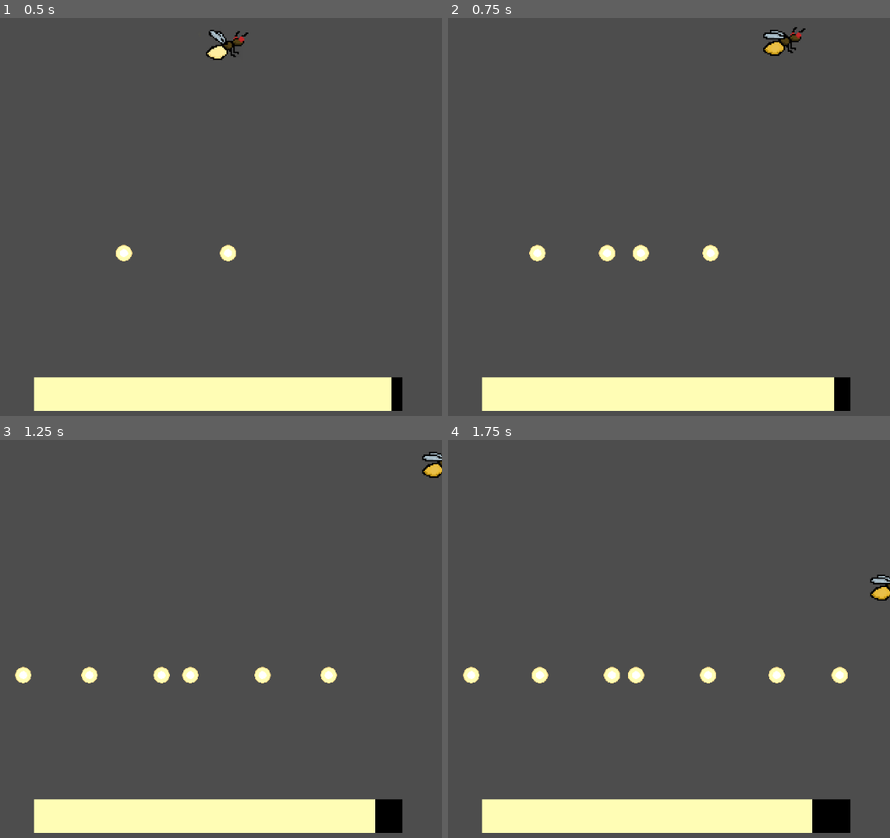
Above: before the commit, frames 1-4 (two rows, left to right).
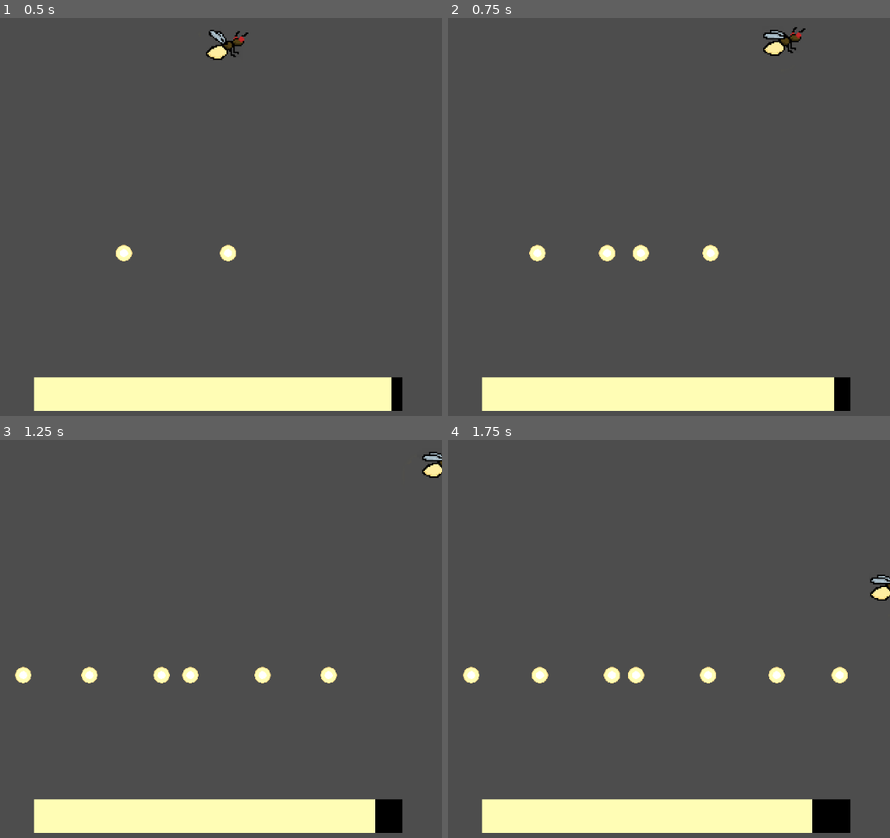
Above: after the commit, the same moments.

Repository: TomasFishOil/Game-Jam-72-Firefly
Game: Godot game, scene res://scenes/main.tscn
The game is run twice, just before and just after one commit, with the same random seed, the same clock (stepped at 60 frames per second) and the same inputs. The project has no main scene, so this scene is started directly.
Inputs:
- Up to frame 1 (0.5 s): no input
- Up to frame 2 (0.75 s): hold D (move_right) from 0.53 s (still down); tap Space (dash) at 0.6 s
- Up to frame 3 (1.25 s): keep holding D (move_right)
- Up to frame 4 (1.75 s): release D (move_right) at 1.28 s; hold S (move_down) from 1.28 s (still down); tap Space (dash) at 1.35 s

Frame 1 is identical in both runs. In frame 2, 0.1% of the frame differs, in the area x 71-76%, y 5-10%; in frame 3, less than 0.1%; in frame 4, 0.1%.

Commit message:
Added new sprite sheets, deleted old ones

Diff:
--- a/scenes/firefly_player.tscn
+++ b/scenes/firefly_player.tscn
@@ -1,56 +1,55 @@
-[gd_scene load_steps=19 format=3 uid="uid://6orar16yxpcb"]
+[gd_scene load_steps=18 format=3 uid="uid://6orar16yxpcb"]
 
 [ext_resource type="Script" path="res://scripts/firefly_player.gd" id="1_2mb1i"]
-[ext_resource type="Texture2D" uid="uid://dehg8k6r0ybmk" path="res://assets/FireflySpriteSheet..svg" id="2_e3bvx"]
-[ext_resource type="Texture2D" uid="uid://ce16k4vdb86ay" path="res://assets/FireflySpriteSheet3.svg" id="2_tvxmb"]
-[ext_resource type="Texture2D" uid="uid://cmm3b3tu6hl4i" path="res://assets/image (1).png" id="3_dvvbt"]
+[ext_resource type="Texture2D" uid="uid://ce16k4vdb86ay" path="res://assets/FireflySheetRight.svg" id="2_0mekt"]
+[ext_resource type="Texture2D" uid="uid://bl4m4ibxcuswd" path="res://assets/FireflySheetLeft.png" id="3_v4ulp"]
 
 [sub_resource type="AtlasTexture" id="AtlasTexture_lbqoc"]
-atlas = ExtResource("2_tvxmb")
+atlas = ExtResource("2_0mekt")
 region = Rect2(0, 0, 63, 45)
 
 [sub_resource type="AtlasTexture" id="AtlasTexture_rwl8f"]
-atlas = ExtResource("2_tvxmb")
+atlas = ExtResource("2_0mekt")
 region = Rect2(63, 0, 63, 45)
 
 [sub_resource type="AtlasTexture" id="AtlasTexture_sebta"]
-atlas = ExtResource("2_tvxmb")
+atlas = ExtResource("2_0mekt")
 region = Rect2(126, 0, 63, 45)
 
 [sub_resource type="AtlasTexture" id="AtlasTexture_yem1p"]
-atlas = ExtResource("2_tvxmb")
+atlas = ExtResource("2_0mekt")
 region = Rect2(189, 0, 63, 45)
 
-[sub_resource type="AtlasTexture" id="AtlasTexture_tkvk3"]
-atlas = ExtResource("3_dvvbt")
+[sub_resource type="AtlasTexture" id="AtlasTexture_dpq7n"]
+atlas = ExtResource("3_v4ulp")
 region = Rect2(189, 0, 63, 45)
 
-[sub_resource type="AtlasTexture" id="AtlasTexture_i3hi5"]
-atlas = ExtResource("3_dvvbt")
+[sub_resource type="AtlasTexture" id="AtlasTexture_ykhhi"]
+atlas = ExtResource("3_v4ulp")
 region = Rect2(126, 0, 63, 45)
 
-[sub_resource type="AtlasTexture" id="AtlasTexture_jqp15"]
-atlas = ExtResource("3_dvvbt")
+[sub_resource type="AtlasTexture" id="AtlasTexture_g3h00"]
+atlas = ExtResource("3_v4ulp")
 region = Rect2(63, 0, 63, 45)
 
-[sub_resource type="AtlasTexture" id="AtlasTexture_s2isv"]
-atlas = ExtResource("3_dvvbt")
+[sub_resource type="AtlasTexture" id="AtlasTexture_ib7uf"]
+atlas = ExtResource("3_v4ulp")
 region = Rect2(0, 0, 63, 45)
 
-[sub_resource type="AtlasTexture" id="AtlasTexture_26owq"]
-atlas = ExtResource("2_e3bvx")
+[sub_resource type="AtlasTexture" id="AtlasTexture_tvw4n"]
+atlas = ExtResource("2_0mekt")
 region = Rect2(0, 0, 63, 45)
 
-[sub_resource type="AtlasTexture" id="AtlasTexture_bweui"]
-atlas = ExtResource("2_e3bvx")
+[sub_resource type="AtlasTexture" id="AtlasTexture_5k7hd"]
+atlas = ExtResource("2_0mekt")
 region = Rect2(63, 0, 63, 45)
 
-[sub_resource type="AtlasTexture" id="AtlasTexture_uq0vt"]
-atlas = ExtResource("2_e3bvx")
+[sub_resource type="AtlasTexture" id="AtlasTexture_lklwu"]
+atlas = ExtResource("2_0mekt")
 region = Rect2(126, 0, 63, 45)
 
-[sub_resource type="AtlasTexture" id="AtlasTexture_mkse2"]
-atlas = ExtResource("2_e3bvx")
+[sub_resource type="AtlasTexture" id="AtlasTexture_tokdb"]
+atlas = ExtResource("2_0mekt")
 region = Rect2(189, 0, 63, 45)
 
 [sub_resource type="SpriteFrames" id="SpriteFrames_5wdbi"]
@@ -120,7 +119,7 @@
 [node name="AnimatedSprite2D" type="AnimatedSprite2D" parent="."]
 sprite_frames = SubResource("SpriteFrames_5wdbi")
 animation = &"idle"
-frame_progress = 0.279605
+frame_progress = 0.609309
 
 [node name="CollisionShape2D" type="CollisionShape2D" parent="."]
 position = Vector2(0, -5)
--- a/scripts/main.gd
+++ b/scripts/main.gd
@@ -112,6 +112,7 @@
 
 
 # OLD CODE THAT WE MIGHT FIND USEFUL TO LOOK BACK ON, DEPRECATED
+"""
 func og_rand_attack():
 	# Creates new instance of the mob scene
 	var light_particle = light_scene.instantiate()
@@ -136,3 +137,4 @@
 
 	# Spawn the light partile
 	add_child(light_particle)
+"""
Binary file added: assets/FireflySheetLeft.png
Not shown, changed: assets/FireflySheetLeft.png.import
Renamed: assets/FireflySpriteSheet3.svg -> assets/FireflySheetRight.svg
Not shown, changed: assets/FireflySheetRight.svg.import
Binary file removed: assets/image (1).png
Not shown: 2 places in scenes/firefly_player.tscn that only renumber resources
